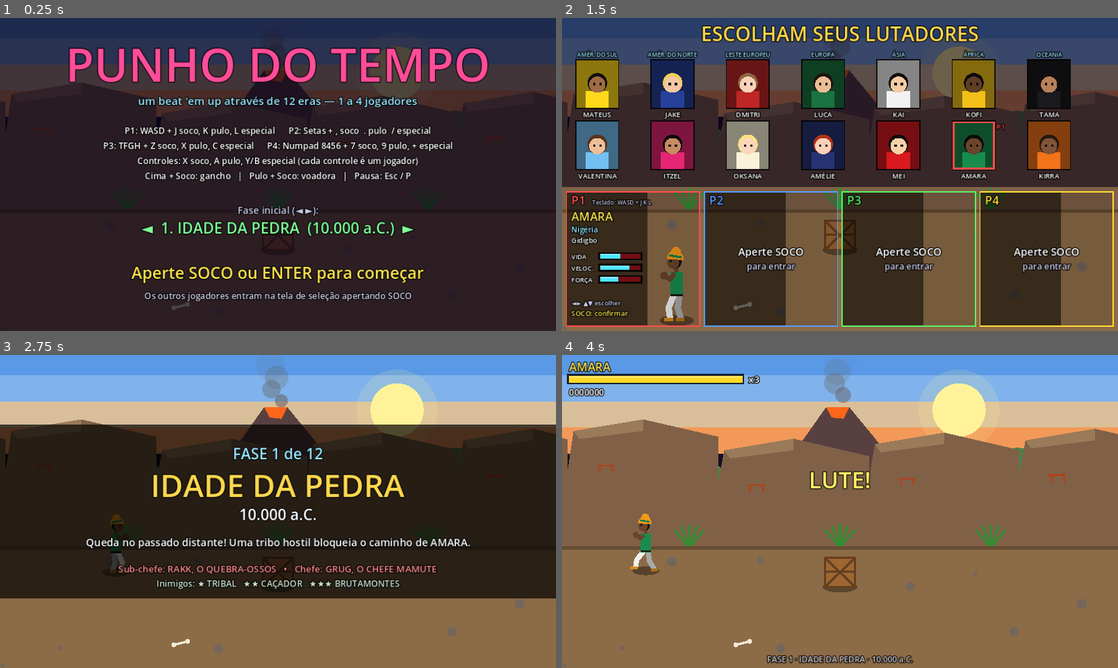
Above: before the commit, frames 1-4 (two rows, left to right).
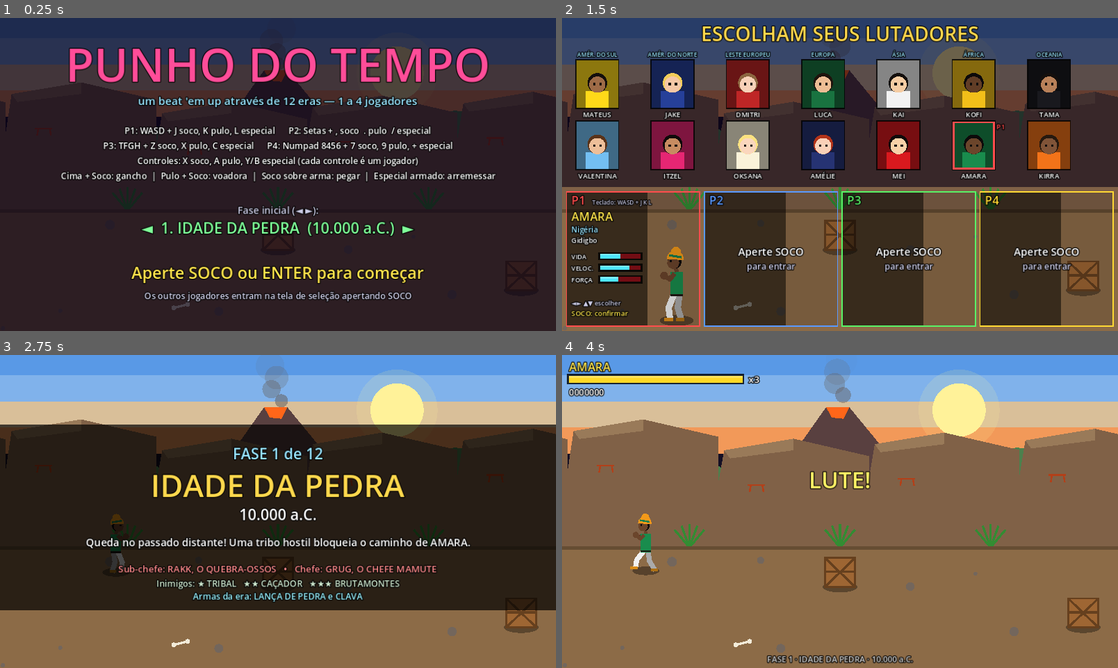
Above: after the commit, the same moments.

Repository: zugby0101/punho-do-tempo1
Game: Godot game, scene res://scenes/main.tscn
The game is run twice, just before and just after one commit, with the same random seed, the same clock (stepped at 60 frames per second) and the same inputs.
Inputs:
- Up to frame 1 (0.25 s): no input
- Up to frame 2 (1.5 s): tap Enter (start) at 0.5 s; hold D (move_right) 0.53-1.28 s; tap J (attack) at 0.6 s; tap K (jump) at 0.77, 1.07 s; tap L (special) at 0.8, 1.35 s; hold S (move_down) from 1.28 s (still down)
- Up to frame 3 (2.75 s): tap K (jump) at 1.52, 1.82, 2.3 s; tap Enter (start) at 1.55, 2.1 s; release S (move_down) at 2.03 s; hold D (move_right) from 2.03 s (still down)
- Up to frame 4 (4 s): release D (move_right) at 2.78 s; hold W (move_up) 2.78-3.53 s; tap K (jump) at 2.85, 3.02, 3.32, 3.77 s; tap J (attack) at 3.05, 3.6 s; hold A (move_left) from 3.53 s (still down); tap L (special) at 3.8 s

The runs differ from the first frame. In frame 1, 1.2% of the frame differs, in the area x 11-90%, y 48-53%; in frame 2, 0.4%; in frame 3, 4.4%, in the area x 0-100%, y 75-89%; in frame 4, 0.4%.

Commit message:
Adiciona armas que os inimigos deixam cair
- 2 armas por era (lâmina e contundente), 24 no total
- Inimigos armados soltam a arma ao serem derrubados
- Jogador pega com soco, combo armado, durabilidade e arremesso
- Painel mostra a arma e os usos restantes

Co-Authored-By: Claude Opus 5.5 <noreply@anthropic.com>
Claude-Session: https://claude.ai/code/session_01F7JcMAfvqt3WyJLdoP2HiQ

Diff:
--- a/scripts/enemy.gd
+++ b/scripts/enemy.gd
@@ -14,6 +14,7 @@
 var hover_dist := 170.0
 var score_value := 100
 var attacks: Array = []
+var base_attacks: Array = []  # golpes sem arma
 var special_attack: Dictionary = {}
 
 
@@ -114,6 +115,26 @@
 		special_attack.dmg = int(round(special_attack.dmg * dmg_mult))
 	move_speed *= 1.0 + stage_idx * 0.02
 	hp = max_hp
+	base_attacks = attacks
+	# Alguns inimigos entram armados (e deixam a arma cair ao serem derrubados)
+	var era_weapons := Weapons.for_stage(stage_idx)
+	var chance := 0.0
+	var wi := 0
+	match tier:
+		1:
+			chance = 0.2
+			wi = 1
+		2:
+			chance = 0.6
+			wi = 0
+		3:
+			chance = 0.5
+			wi = 1
+	if kind == "subboss":
+		chance = 1.0
+		wi = stage_idx % 2
+	if randf() < chance:
+		equip_weapon(era_weapons[wi])
 
 
 func _update(delta: float) -> void:
@@ -194,6 +215,22 @@
 	return "SUB-CHEFE" if kind == "subboss" else "CHEFE"
 
 
+## Armado: golpes com mais alcance e dano; desarmado: golpes originais.
+func _on_weapon_changed() -> void:
+	if weapon.is_empty():
+		attacks = base_attacks
+		return
+	var armed: Array = []
+	for a in base_attacks:
+		var b: Dictionary = a.duplicate()
+		b.reach = float(b.reach) + 22.0
+		b.dmg = int(b.dmg) + 3
+		if b.pose in ["jab", "kick", "cross"]:
+			b.pose = "swing"
+		armed.append(b)
+	attacks = armed
+
+
 func is_boss() -> bool:
 	return kind == "boss" or kind == "subboss"
 
--- a/scripts/fighter.gd
+++ b/scripts/fighter.gd
@@ -1,4 +1,6 @@
 extends Node2D
+
+const Weapons = preload("res://scripts/weapons.gd")
 ## Base de todos os lutadores (jogador e inimigos).
 ## Usa um sistema pseudo-3D clássico de beat 'em up:
 ##   position.x = posição horizontal, position.y = profundidade (chão),
@@ -36,6 +38,7 @@
 var hat := "none"  # ver _draw_hat()
 var cape := Color(0, 0, 0, 0)
 var feminine := false
+var weapon: Dictionary = {}  # arma na mão (vazia = desarmado)
 var power := 1.0
 
 
@@ -139,6 +142,32 @@
 	position.x = clampf(position.x, 20.0, game.STAGE_LEN - 20.0)
 
 
+# ---------- Armas ----------
+func equip_weapon(w: Dictionary) -> void:
+	weapon = Weapons.equip(w)
+	_on_weapon_changed()
+
+
+func drop_weapon(dir: int) -> void:
+	var w := weapon
+	weapon = {}
+	game.spawn_weapon_item(w, position, -dir, maxf(height, 20.0))
+	_on_weapon_changed()
+
+
+func _break_weapon() -> void:
+	game.spawn_spark(position + Vector2(facing * 40.0, -60.0 * body_scale), Color(0.9, 0.9, 1.0), 0.9)
+	game.sfx.play("break")
+	if game.hud != null and is_in_group("players"):
+		game.hud.show_message("%s QUEBROU!" % weapon.name, 1.0)
+	weapon = {}
+	_on_weapon_changed()
+
+
+func _on_weapon_changed() -> void:
+	pass
+
+
 # ---------- Combate ----------
 func take_hit(dmg: int, dir: int, knock: bool, launch: float = 1.0) -> void:
 	hp = maxi(0, hp - dmg)
@@ -148,6 +177,8 @@
 	hit_list.clear()
 	if hp <= 0 or knock or height > 0.0:
 		set_state("knockdown")
+		if not weapon.is_empty():
+			drop_weapon(dir)
 		bounced = false
 		vz = 460.0 * launch
 		height = maxf(height, 0.1)
@@ -205,6 +236,10 @@
 			tg.take_hit(int(round(float(attack.dmg) * power)), dir, bool(attack.knock))
 			if tg.get("blocked_last"):
 				continue  # golpe bloqueado
+			if attack.get("weapon", false) and not weapon.is_empty() and is_in_group("players"):
+				weapon.uses = int(weapon.uses) - 1
+				if weapon.uses <= 0:
+					_break_weapon()
 			game.on_hit(self, tg, attack)
 			hit_any = true
 	return hit_any
@@ -274,6 +309,21 @@
 	draw_set_transform(off, rot * df, Vector2(df * s, s))
 	_draw_body(_current_pose(), _attack_phase())
 	draw_set_transform(Vector2.ZERO)
+
+
+func _weapon_angle(pose: String, p: float) -> float:
+	match pose:
+		"swing":
+			if p < 0.0:
+				return lerpf(-1.2, -2.5, -p)
+			if p >= 1.0:
+				return 0.35
+			return lerpf(-0.9, 0.35, p)
+		"hurt": return -2.1
+		"down": return -0.2
+		"throw": return -0.4
+		"jumpkick", "kick": return -1.6
+	return -1.05
 
 
 func _limb(a: Vector2, b: Vector2, bend: Vector2, col: Color, w: float) -> void:
@@ -314,6 +364,20 @@
 			if p < 0.0:
 				hf = Vector2(14, -48)
 			lean = 5.0 * p
+		"swing":
+			if p < 0.0:
+				hf = Vector2(-6, -84)
+				hb = Vector2(-2, -70)
+				lean = -5.0
+			else:
+				hf = Vector2(lerpf(0.0, 30.0, p), lerpf(-76.0, -60.0, p))
+				hb = Vector2(lerpf(-2.0, 22.0, p), -62)
+				lean = 7.0 * p
+				bf.x -= 5.0 * p
+		"throw":
+			hf = Vector2(34, -72)
+			hb = Vector2(-12, -64)
+			lean = 8.0
 		"kick":
 			var k := maxf(p, 0.0)
 			ff = Vector2(9.0 + k * 44.0, -k * 44.0)
@@ -412,8 +476,10 @@
 	draw_circle(head + Vector2(2, 2), 8.5, skin_c)
 	draw_rect(Rect2(head + Vector2(4, -2), Vector2(3, 3)), _c(Color(0.05, 0.05, 0.05)))
 	_draw_hat(head)
-	# Braço da frente
+	# Braço da frente (com a arma, se tiver)
 	_limb(shoulder + Vector2(3, 2), hf, Vector2(-1, 7), skin_c, 6.5)
+	if not weapon.is_empty():
+		Weapons.draw(self, weapon, hf, _weapon_angle(pose, p), flash > 0.0)
 	draw_circle(hf, 5.5, skin_c)
 	# Telegrafa o golpe dos inimigos (brilho na mão)
 	if state == "attack" and p < 0.0 and is_in_group("enemies"):
--- a/scripts/hud.gd
+++ b/scripts/hud.gd
@@ -103,6 +103,9 @@
 		_bar(Vector2(x, 36), pw - 60.0, 12, float(pl.hp) / pl.max_hp, Color(1, 0.85, 0.15))
 		_text(Vector2(x + pw - 50.0, 48), "x%d" % pl.lives, 16, Color(1, 1, 1))
 		_text(Vector2(x, 70), "%07d" % pl.score, 15, Color(1, 1, 1))
+		if not pl.weapon.is_empty():
+			var wtxt: String = "%s ×%d" % [pl.weapon.name, int(pl.weapon.uses)]
+			_text(Vector2(x + 78, 70), wtxt, 12 if n > 1 else 14, Color(0.6, 0.95, 1))
 	_text(Vector2(0, 530), "FASE %d · %s · %s" % [game.stage_idx + 1, game.stage.name, game.stage.year], 14, Color(1, 1, 1, 0.8), HORIZONTAL_ALIGNMENT_CENTER, W)
 	# Inimigo atual (na parte de baixo da tela)
 	if enemy_timer > 0.0 and is_instance_valid(enemy_ref) and game.mode == "play":
@@ -132,7 +135,7 @@
 		"P1: WASD + J soco, K pulo, L especial      P2: Setas + , soco  . pulo  / especial",
 		"P3: TFGH + Z soco, X pulo, C especial      P4: Numpad 8456 + 7 soco, 9 pulo, + especial",
 		"Controles: X soco, A pulo, Y/B especial (cada controle é um jogador)",
-		"Cima + Soco: gancho   |   Pulo + Soco: voadora   |   Pausa: Esc / P",
+		"Cima + Soco: gancho  |  Pulo + Soco: voadora  |  Soco sobre arma: pegar  |  Especial armado: arremessar",
 	]
 	for i in lines.size():
 		_center(200 + i * 26, lines[i], 15, Color(1, 1, 1))
@@ -210,13 +213,15 @@
 func _draw_intro() -> void:
 	var st: Dictionary = game.stage
 	var k := clampf(game.mode_time * 3.0, 0.0, 1.0)
-	draw_rect(Rect2(0, 120, W, 300), Color(0, 0, 0, 0.7 * k))
+	draw_rect(Rect2(0, 120, W, 320), Color(0, 0, 0, 0.7 * k))
 	_center(180, "FASE %d de %d" % [game.stage_idx + 1, game.stages.size()], 26, Color(0.6, 0.9, 1, k))
 	_center(245, st.name, 54, Color(1, 0.85, 0.3, k))
 	_center(285, st.year, 26, Color(1, 1, 1, k))
 	_center(330, String(st.intro).replace("{p}", game.party_names()), 18, Color(1, 1, 1, k))
 	_center(375, "Sub-chefe: %s   •   Chefe: %s" % [st.subboss.name, st.boss.name], 16, Color(1, 0.55, 0.55, k))
 	_center(400, "Inimigos: ★ %s   ★★ %s   ★★★ %s" % [st.thug.name, st.knife.name, st.brute.name], 15, Color(0.8, 0.9, 0.8, k))
+	var ws: Array = game.Weapons.for_stage(game.stage_idx)
+	_center(422, "Armas da era: %s e %s" % [ws[0].name, ws[1].name], 15, Color(0.6, 0.95, 1, k))
 
 
 func _draw_ending() -> void:
--- a/scripts/main.gd
+++ b/scripts/main.gd
@@ -14,6 +14,9 @@
 const Stages = preload("res://scripts/stages.gd")
 const Characters = preload("res://scripts/characters.gd")
 const Controls = preload("res://scripts/controls.gd")
+const Weapons = preload("res://scripts/weapons.gd")
+const WeaponItemScript = preload("res://scripts/weapon_item.gd")
+const ThrownScript = preload("res://scripts/thrown.gd")
 
 const DEPTH_MIN := 360.0
 const DEPTH_MAX := 520.0
@@ -32,7 +35,7 @@
 var characters: Array
 var stage: Dictionary
 var waves: Array
-var crate_spots := [[480.0, 400.0, "apple"], [1180.0, 470.0, "chicken"], [1980.0, 390.0, "apple"], [2780.0, 480.0, "chicken"], [3620.0, 420.0, "chicken"]]
+var crate_spots := [[480.0, 400.0, "apple"], [900.0, 470.0, "weapon"], [1180.0, 470.0, "chicken"], [1980.0, 390.0, "apple"], [2780.0, 480.0, "chicken"], [3620.0, 420.0, "chicken"]]
 
 var mode := "title"  # title, select, intro, play, stageclear, gameover, ending
 var paused := false
@@ -120,6 +123,7 @@
 	p.game = self
 	p.pid = pid
 	p.sets = sets
+	p.add_to_group("players")
 	p.apply_character(characters[char_i])
 	entities.add_child(p)
 	return p
@@ -629,9 +633,43 @@
 
 
 func spawn_pickup(kind: String, pos: Vector2) -> void:
+	if kind == "weapon":
+		spawn_weapon_item(Weapons.equip(Weapons.for_stage(stage_idx)[1]), pos, 1, 10.0)
+		return
 	var p = PickupScript.new()
 	p.kind = kind
 	p.heal = 40 if kind == "chicken" else 15
 	p.position = pos
 	p.add_to_group("pickups")
 	entities.add_child(p)
+
+
+# ---------- Armas ----------
+func spawn_weapon_item(w: Dictionary, pos: Vector2, dir: int, h: float = 0.0) -> void:
+	var it = WeaponItemScript.new()
+	it.game = self
+	it.weapon = w
+	it.position = pos
+	it.add_to_group("weapons")
+	entities.add_child(it)
+	it.toss(float(dir))
+	it.height = maxf(h, 1.0)
+
+
+func weapon_near(p):
+	for it in get_tree().get_nodes_in_group("weapons"):
+		if it.is_queued_for_deletion() or not it.can_pick():
+			continue
+		if absf(it.position.x - p.position.x) < 38.0 and absf(it.position.y - p.position.y) < 20.0:
+			return it
+	return null
+
+
+func throw_weapon(p, w: Dictionary) -> void:
+	var th = ThrownScript.new()
+	th.game = self
+	th.owner_player = p
+	th.weapon = w
+	th.dir = p.facing
+	th.position = p.position + Vector2(p.facing * 20.0, 0)
+	entities.add_child(th)
--- a/scripts/player.gd
+++ b/scripts/player.gd
@@ -13,7 +13,10 @@
 const ATK_JUMPKICK := {"pose": "jumpkick", "dmg": 13, "reach": 66, "startup": 0.03, "active": 0.6, "recovery": 0.0, "knock": true, "heavy": true}
 const ATK_SPECIAL := {"pose": "special", "dmg": 14, "reach": 100, "startup": 0.06, "active": 0.3, "recovery": 0.18, "knock": true, "radial": true, "depth": 42.0, "heavy": true}
 
-var combo := [ATK_JAB, ATK_JAB2, ATK_CROSS, ATK_KICK]
+const ATK_THROW := {"pose": "throw", "dmg": 0, "reach": -99, "startup": 0.05, "active": 0.05, "recovery": 0.2, "knock": false}
+const BASE_COMBO := [ATK_JAB, ATK_JAB2, ATK_CROSS, ATK_KICK]
+
+var combo: Array = BASE_COMBO
 var combo_step := 0
 var combo_timer := 0.0
 var buffered := false
@@ -76,7 +79,23 @@
 				facing = 1 if input.x > 0.0 else -1
 			state = "walk" if input.length() > 0.1 else "idle"
 
-			if Controls.just(sets, "special") and hp > SPECIAL_COST:
+			var atk_pressed := Controls.just(sets, "attack")
+			var item = game.weapon_near(self) if weapon.is_empty() and atk_pressed else null
+			if item != null:
+				# Pegar a arma do chão
+				equip_weapon(item.weapon)
+				item.queue_free()
+				game.sfx.play("pickup", 0.0)
+				game.spawn_spark(position + Vector2(0, -20), Color(1, 1, 0.6), 0.6)
+			elif Controls.just(sets, "special") and not weapon.is_empty():
+				# Arremessar a arma
+				game.throw_weapon(self, weapon)
+				weapon = {}
+				_on_weapon_changed()
+				vel = Vector2.ZERO
+				start_attack(ATK_THROW)
+				game.sfx.play("whoosh")
+			elif Controls.just(sets, "special") and hp > SPECIAL_COST:
 				hp -= SPECIAL_COST
 				invuln = 0.45
 				vel = Vector2.ZERO
@@ -90,7 +109,7 @@
 				attack = {}
 				air_attacked = false
 				game.sfx.play("jump")
-			elif Controls.just(sets, "attack"):
+			elif atk_pressed:
 				if combo_timer <= 0.0:
 					combo_step = 0
 				# Para cima + soco = gancho
@@ -129,6 +148,11 @@
 				set_state("idle")
 
 
+func _on_weapon_changed() -> void:
+	combo = Weapons.player_combo(weapon) if not weapon.is_empty() else BASE_COMBO
+	combo_step = 0
+
+
 func _do_attack(a: Dictionary) -> void:
 	buffered = false
 	combo_timer = 0.45
--- /dev/null
+++ b/scripts/thrown.gd
@@ -0,0 +1,61 @@
+extends Node2D
+## Arma arremessada pelo jogador: atravessa a tela e derruba o primeiro inimigo.
+
+const Weapons = preload("res://scripts/weapons.gd")
+
+var game
+var owner_player
+var weapon: Dictionary
+var dir := 1
+var height := 46.0
+var traveled := 0.0
+var t := 0.0
+const SPEED := 620.0
+const RANGE := 560.0
+
+
+func _physics_process(delta: float) -> void:
+	if game == null or game.is_frozen():
+		return
+	t += delta
+	var step := SPEED * delta
+	position.x += dir * step
+	traveled += step
+	var targets: Array = game._alive_enemies()
+	targets.append_array(get_tree().get_nodes_in_group("breakables"))
+	for e in targets:
+		if not e.can_be_hit():
+			continue
+		if absf(e.position.x - position.x) < 34.0 and absf(e.position.y - position.y) < 24.0:
+			var p: float = owner_player.power if is_instance_valid(owner_player) else 1.0
+			var atk := {"dmg": 16, "heavy": true, "knock": true}
+			e.take_hit(int(16 * p), dir, true)
+			if is_instance_valid(owner_player):
+				game.on_hit(owner_player, e, atk)
+			_land(true)
+			return
+	if traveled > RANGE or position.x < game.cam_left() + 10.0 or position.x > game.cam_right() - 10.0:
+		_land(false)
+		return
+	queue_redraw()
+
+
+## Ao acertar ou ao fim do alcance, a arma cai no chão (se ainda tiver uso).
+func _land(hit: bool) -> void:
+	weapon.uses = int(weapon.uses) - (3 if hit else 1)
+	if weapon.uses > 0:
+		game.spawn_weapon_item(weapon, position, -dir if hit else dir, height)
+	else:
+		game.spawn_spark(position + Vector2(0, -height), Color(0.9, 0.9, 1.0), 0.8)
+		game.sfx.play("break")
+	queue_free()
+
+
+func _draw() -> void:
+	draw_set_transform(Vector2.ZERO, 0.0, Vector2(1.0, 0.3))
+	draw_circle(Vector2.ZERO, 16.0, Color(0, 0, 0, 0.3))
+	draw_set_transform(Vector2.ZERO)
+	var L: float = weapon.len
+	var ang := t * 22.0 * dir
+	var c := Vector2(0, -height)
+	Weapons.draw(self, weapon, c - Vector2(cos(ang), sin(ang)) * L * 0.5, ang)
--- /dev/null
+++ b/scripts/weapon_item.gd
@@ -0,0 +1,64 @@
+extends Node2D
+## Arma caída no chão. O jogador pega apertando SOCO em cima dela.
+
+const Weapons = preload("res://scripts/weapons.gd")
+const LIFETIME := 18.0
+
+var game
+var weapon: Dictionary
+var height := 0.0
+var vz := 0.0
+var vel := Vector2.ZERO
+var life := LIFETIME
+var t := 0.0
+
+
+func toss(dir: float) -> void:
+	vz = 320.0
+	height = 30.0
+	vel = Vector2(dir * 110.0, 0.0)
+
+
+func can_pick() -> bool:
+	return height < 6.0 and life > 0.0
+
+
+func _process(delta: float) -> void:
+	if game != null and game.is_frozen() and game.mode != "play":
+		return
+	t += delta
+	life -= delta
+	if life <= 0.0:
+		queue_free()
+		return
+	if height > 0.0 or vz != 0.0:
+		vz -= 1500.0 * delta
+		height += vz * delta
+		position += vel * delta
+		if height <= 0.0:
+			height = 0.0
+			if vz < -200.0:
+				vz = -vz * 0.3
+				height = 0.1
+			else:
+				vz = 0.0
+				vel = Vector2.ZERO
+	if game != null:
+		position.x = clampf(position.x, game.cam_left() + 20.0, game.cam_right() - 20.0)
+		position.y = clampf(position.y, game.DEPTH_MIN, game.DEPTH_MAX)
+	queue_redraw()
+
+
+func _draw() -> void:
+	draw_set_transform(Vector2.ZERO, 0.0, Vector2(1.0, 0.3))
+	draw_circle(Vector2.ZERO, 22.0, Color(0, 0, 0, 0.3))
+	draw_set_transform(Vector2.ZERO)
+	if life < 3.0 and int(life * 10.0) % 2 == 0:
+		return
+	var L: float = weapon.len
+	var spin := t * 14.0 if height > 0.0 else 0.0
+	Weapons.draw(self, weapon, Vector2(-L * 0.45, -5.0 - height), -0.12 + spin)
+	# brilho para chamar atenção
+	if height <= 0.0:
+		var g := 0.5 + 0.5 * sin(t * 5.0)
+		draw_circle(Vector2(L * 0.35, -9.0), 2.5 + g * 2.0, Color(1, 1, 0.8, 0.5 * g))
--- /dev/null
+++ b/scripts/weapons.gd
@@ -0,0 +1,112 @@
+extends RefCounted
+## Armas de cada era: dados, golpes e desenho.
+## Cada fase tem 2 armas: "blade" (lâmina: rápida, combo de 3) e "blunt" (contundente: lenta, derruba).
+
+const DURABILITY := {"blade": 12, "blunt": 8}
+
+
+static func _w(name: String, kind: String, shape: String, color: Color, length: float) -> Dictionary:
+	return {"name": name, "kind": kind, "shape": shape, "color": color, "len": length}
+
+
+## Armas por fase, na mesma ordem das 12 eras.
+static func for_stage(idx: int) -> Array:
+	var steel := Color(0.82, 0.85, 0.9)
+	var wood := Color(0.55, 0.36, 0.18)
+	var iron := Color(0.45, 0.45, 0.5)
+	var table := [
+		[_w("LANÇA DE PEDRA", "blade", "spear", wood, 40), _w("CLAVA", "blunt", "club", Color(0.5, 0.32, 0.15), 34)],
+		[_w("ESPADA", "blade", "sword", steel, 40), _w("MAÇA", "blunt", "mace", iron, 32)],
+		[_w("KATANA", "blade", "katana", steel, 44), _w("BASTÃO BŌ", "blunt", "staff", wood, 34)],
+		[_w("SABRE", "blade", "sword", steel, 38), _w("REMO", "blunt", "oar", wood, 36)],
+		[_w("FACA", "blade", "knife", steel, 22), _w("CHAVE INGLESA", "blunt", "wrench", iron, 30)],
+		[_w("BAIONETA", "blade", "knife", steel, 26), _w("PÁ DE TRINCHEIRA", "blunt", "shovel", Color(0.4, 0.42, 0.35), 34)],
+		[_w("FACA DE COMBATE", "blade", "knife", Color(0.35, 0.37, 0.35), 24), _w("PÉ DE CABRA", "blunt", "pipe", Color(0.7, 0.15, 0.12), 34)],
+		[_w("ADAGA", "blade", "knife", steel, 22), _w("CASSETETE", "blunt", "pipe", Color(0.12, 0.12, 0.14), 30)],
+		[_w("CANIVETE", "blade", "knife", steel, 20), _w("TACO DE BEISEBOL", "blunt", "bat", Color(0.8, 0.62, 0.38), 38)],
+		[_w("LÂMINA DE PLASMA", "blade", "energy", Color(0.3, 1, 1), 42), _w("BASTÃO DE PULSO", "blunt", "energystaff", Color(0.85, 0.9, 1), 34)],
+		[_w("MACHETE", "blade", "sword", Color(0.6, 0.55, 0.5), 34), _w("CANO DE FERRO", "blunt", "pipe", Color(0.55, 0.35, 0.25), 36)],
+		[_w("FOICE", "blade", "scythe", Color(0.7, 0.6, 0.85), 42), _w("MARRETA DE OSSO", "blunt", "club", Color(0.9, 0.88, 0.78), 34)],
+	]
+	return table[clampi(idx, 0, table.size() - 1)]
+
+
+## Cópia "equipável" da arma, com durabilidade.
+static func equip(def: Dictionary) -> Dictionary:
+	var w := def.duplicate()
+	if not w.has("uses"):
+		w["uses"] = DURABILITY[def.kind]
+	return w
+
+
+## Combo do jogador armado.
+static func player_combo(w: Dictionary) -> Array:
+	if w.kind == "blade":
+		return [
+			{"pose": "swing", "dmg": 9, "reach": 82, "startup": 0.05, "active": 0.08, "recovery": 0.15, "knock": false, "lunge": 60.0, "weapon": true},
+			{"pose": "swing", "dmg": 9, "reach": 82, "startup": 0.05, "active": 0.08, "recovery": 0.15, "knock": false, "lunge": 60.0, "weapon": true, "alt": true},
+			{"pose": "swing", "dmg": 13, "reach": 88, "startup": 0.07, "active": 0.1, "recovery": 0.25, "knock": true, "lunge": 90.0, "weapon": true, "heavy": true},
+		]
+	return [
+		{"pose": "swing", "dmg": 13, "reach": 88, "startup": 0.11, "active": 0.1, "recovery": 0.26, "knock": false, "lunge": 40.0, "weapon": true, "heavy": true},
+		{"pose": "swing", "dmg": 17, "reach": 92, "startup": 0.13, "active": 0.1, "recovery": 0.32, "knock": true, "lunge": 60.0, "weapon": true, "heavy": true},
+	]
+
+
+## Desenha a arma a partir da mão `h`, apontando no ângulo `angle` (0 = para frente).
+static func draw(ci: CanvasItem, w: Dictionary, h: Vector2, angle: float, white := false) -> void:
+	var d := Vector2(cos(angle), sin(angle))
+	var n := Vector2(-d.y, d.x)
+	var L: float = w.len
+	var col: Color = Color(1, 1, 1) if white else w.color
+	var dark := Color(1, 1, 1) if white else Color(0.25, 0.15, 0.08)
+	var steel := Color(1, 1, 1) if white else Color(0.82, 0.85, 0.9)
+	match w.shape:
+		"sword", "katana", "knife":
+			ci.draw_line(h - d * 6.0, h + d * 4.0, dark, 4.0)
+			if w.shape != "knife":
+				ci.draw_line(h + d * 4.0 - n * 5.0, h + d * 4.0 + n * 5.0, Color(0.85, 0.7, 0.2) if not white else col, 3.0)
+			var tip := h + d * L
+			if w.shape == "katana":
+				tip += n * 3.0
+			ci.draw_line(h + d * 4.0, tip, col, 3.5 if w.shape != "knife" else 3.0)
+			ci.draw_line(h + d * 6.0 - n * 1.0, tip - n * 1.0, Color(1, 1, 1, 0.6), 1.0)
+		"energy":
+			ci.draw_line(h - d * 6.0, h + d * 4.0, Color(0.3, 0.3, 0.35), 5.0)
+			ci.draw_line(h + d * 4.0, h + d * L, Color(col.r, col.g, col.b, 0.35), 9.0)
+			ci.draw_line(h + d * 4.0, h + d * L, Color(1, 1, 1), 3.0)
+		"club", "bat", "mace":
+			ci.draw_line(h - d * 6.0, h + d * L * 0.5, col, 4.0)
+			ci.draw_line(h + d * L * 0.5, h + d * L, col, 7.0 if w.shape != "mace" else 5.0)
+			ci.draw_circle(h + d * L, 5.5 if w.shape == "club" else 4.0, col)
+			if w.shape == "mace":
+				for k in 6:
+					var a := angle + k * TAU / 6.0
+					ci.draw_line(h + d * L, h + d * L + Vector2(cos(a), sin(a)) * 9.0, col, 2.0)
+		"staff", "energystaff":
+			ci.draw_line(h - d * L * 0.9, h + d * L, col, 4.0)
+			if w.shape == "energystaff":
+				ci.draw_circle(h + d * L, 6.0, Color(0.3, 1, 1, 0.5))
+				ci.draw_circle(h - d * L * 0.9, 6.0, Color(0.3, 1, 1, 0.5))
+		"spear":
+			ci.draw_line(h - d * 20.0, h + d * L, col, 3.5)
+			ci.draw_colored_polygon(PackedVector2Array([h + d * (L + 12.0), h + d * L + n * 5.0, h + d * L - n * 5.0]), Color(0.55, 0.55, 0.6) if not white else col)
+		"oar":
+			ci.draw_line(h - d * 14.0, h + d * L, col, 4.0)
+			ci.draw_colored_polygon(PackedVector2Array([h + d * L - n * 4.0, h + d * L + n * 4.0, h + d * (L + 18.0) + n * 7.0, h + d * (L + 18.0) - n * 7.0]), col)
+		"wrench":
+			ci.draw_line(h - d * 6.0, h + d * L, col, 5.0)
+			ci.draw_line(h + d * L, h + d * (L + 7.0) + n * 5.0, col, 4.0)
+			ci.draw_line(h + d * L, h + d * (L + 7.0) - n * 5.0, col, 4.0)
+		"shovel":
+			ci.draw_line(h - d * 8.0, h + d * L, Color(0.5, 0.35, 0.2) if not white else col, 4.0)
+			ci.draw_colored_polygon(PackedVector2Array([h + d * L - n * 7.0, h + d * L + n * 7.0, h + d * (L + 14.0) + n * 5.0, h + d * (L + 18.0), h + d * (L + 14.0) - n * 5.0]), col)
+		"pipe":
+			ci.draw_line(h - d * 8.0, h + d * L, col, 5.0)
+			ci.draw_line(h + d * (L - 3.0) - n * 4.0, h + d * (L - 3.0) + n * 4.0, col.darkened(0.3), 3.0)
+		"scythe":
+			ci.draw_line(h - d * 18.0, h + d * L, Color(0.3, 0.2, 0.25) if not white else col, 3.5)
+			var tip := h + d * L
+			ci.draw_colored_polygon(PackedVector2Array([tip, tip - n * 24.0 - d * 6.0, tip - n * 20.0 - d * 14.0, tip - d * 4.0]), col)
+		_:
+			ci.draw_line(h, h + d * L, col, 4.0)
